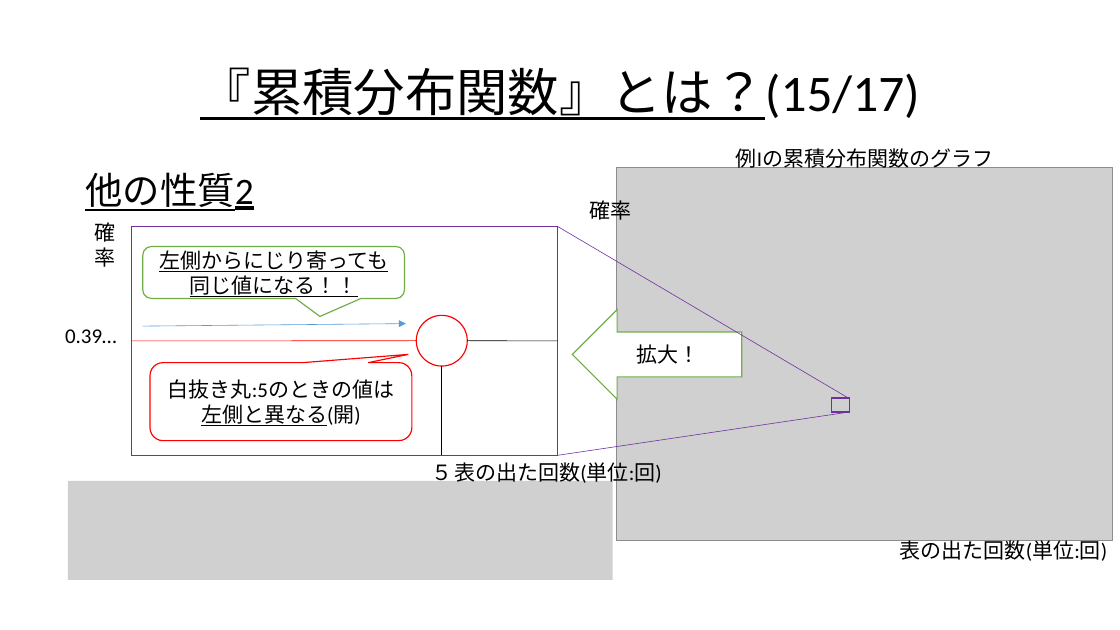
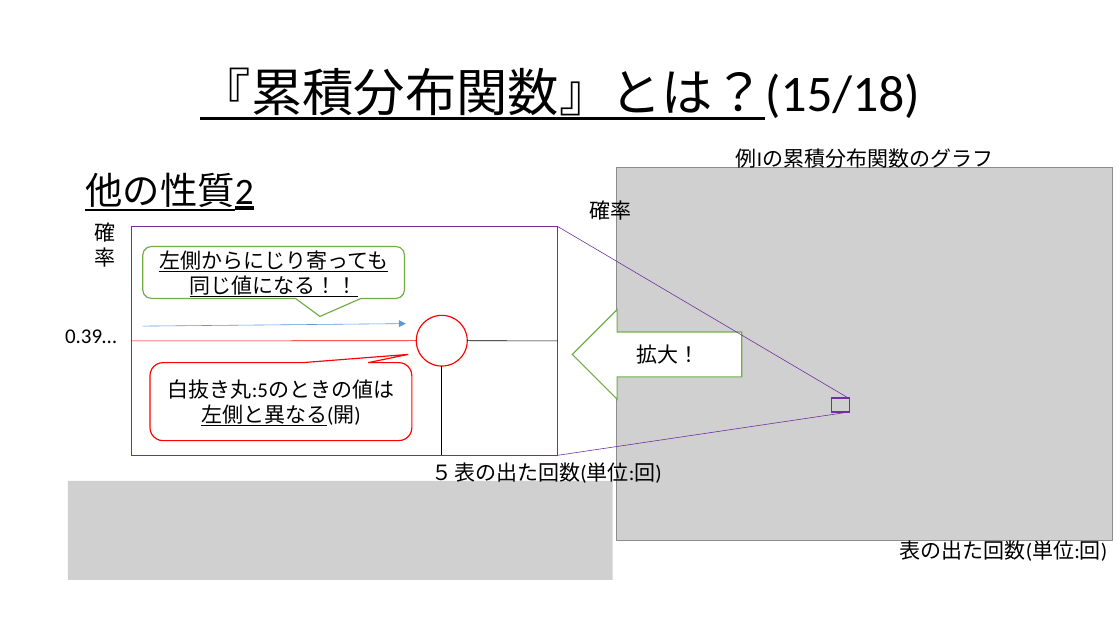
Before and after one commit to Ryo-KATAYAMA/Senior_Project, a slide deck: slide 103 of Chapter4_1.pptx. Drawn at 1120x630 pixels with LibreOffice and Linux fonts; fonts in the diff are those of the drawing; grey boxes stand for pictures. Boxes give left, top, right and bottom in pixels: in the first picture for what was removed or moved away, otherwise in the second. Text is boxed around its words. In the diff, an @@ line names an element or a change of style, - is before the commit and + after.

```diff
--- a/Chapter4_1.pptx
+++ b/Chapter4_1.pptx
@@ title at [200, 67, 920, 120]: text changed @@
-『累積分布関数』とは？(15/17)
+『累積分布関数』とは？(15/18)
```
Also in this commit, not shown: 20 other slides changed, 2 slides added, 1 slide removed.
